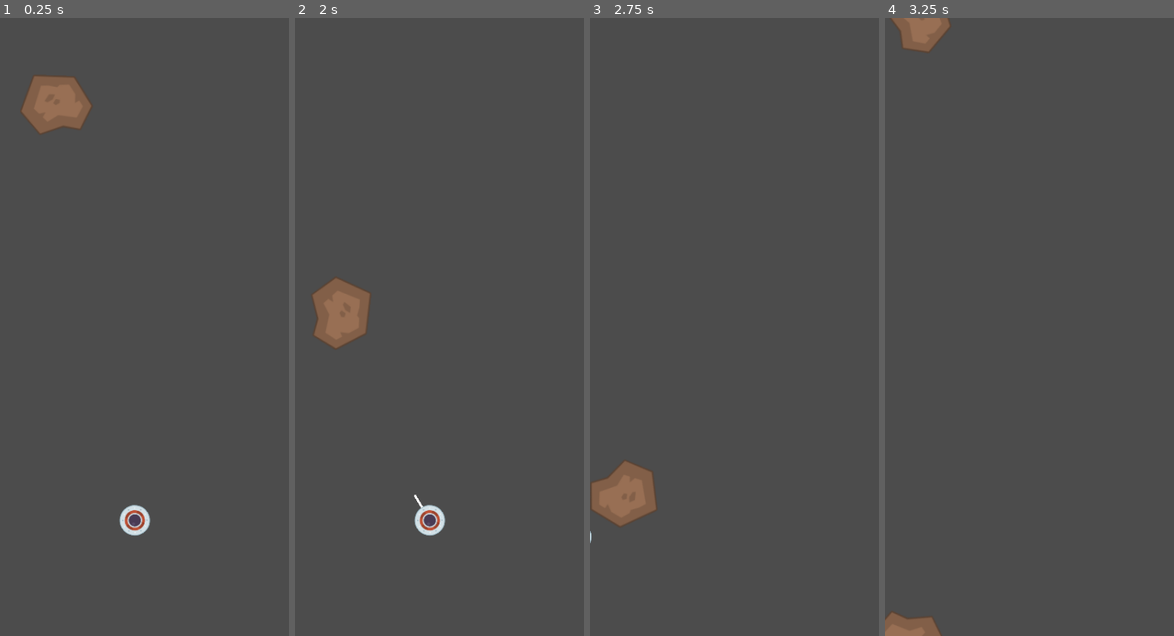
Above: before the commit, frames 1-4 (left to right).
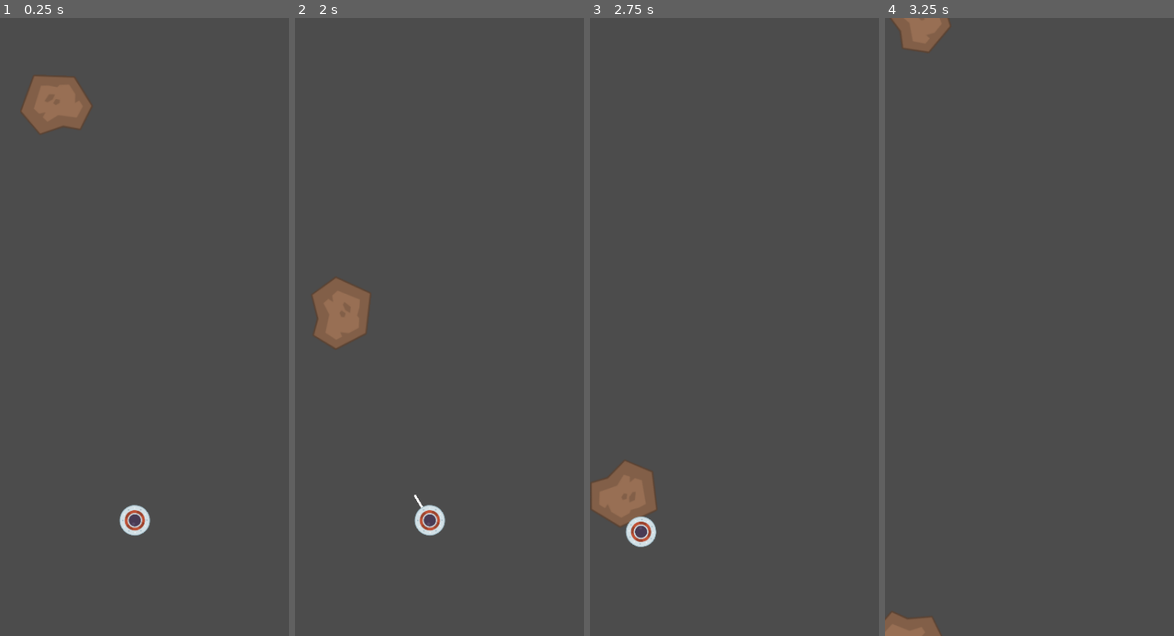
Above: after the commit, the same moments.

Repository: brendankhoury/To-the-moon-and-hack
Game: Godot game, scene res://Src/Main.tscn
Two runs of this game, one before a commit and one after it. Both use one fixed random seed, a clock stepped at 60 frames per second and the inputs below.
Inputs:
- Up to frame 1 (0.25 s): no input
- Up to frame 2 (2 s): tap Space (tap) at 0.6, 1.35 s
- Up to frame 3 (2.75 s): tap Space (tap) at 2.1 s
- Up to frame 4 (3.25 s): tap Space (tap) at 2.85 s

Frames 1-2 are identical in both runs. In frame 3, 0.4% of the frame differs, in the area x 0-23%, y 80-86%; in frame 4, nothing differs.

Commit message:
Modified player to stick to the asteroids

Diff:
--- a/Src/Actors/Player.gd
+++ b/Src/Actors/Player.gd
@@ -63,31 +63,22 @@
 			#consider dissabling the raycast for performance purposes
 			is_grappling = false
 	elif grapple_collided:
-
-
 		var global_position_point = asteroid.to_global(collision_point)
 		print(global_position_point)
 		grapple_length = raycast.global_position.distance_to(global_position_point)
 		grapple_dir = raycast.global_position.direction_to(global_position_point)
-
-#		var grapple_angle:float = raycast.position.angle_to_point(to_local(collision_point))
 		position += grapple_speed * grapple_dir * delta
-#		move_and_slide(grapple_dir)
 		grapple_length -= grapple_speed * delta
 	elif grapple_length > 0.0:
 		grapple_length -= grapple_speed * delta
 		if grapple_length < 0:
 			grapple_length = 0
-	elif stuck:
-		var point_on_asteroid = asteroid.to_global(collision_point)
-		var player_dir = global_position.direction_to(point_on_asteroid)
-		var player_radius = get_node("player").get_rect().size.x/2
-		set_global_position(point_on_asteroid + player_dir * player_radius)
 
 func _on_asteroid_entered(body: Node) -> void:
-#	if grapple_colided:
+	if  asteroid == body:
 		grapple_collided = false
-		stuck = true
-		asteroid = body
-		print ("Asteroid collission detected. ")
-#	pass # Replace with function body.
+		var previous_global_position := global_position
+		if self.get_parent():
+			self.get_parent().remove_child(self)
+		body.add_child(self)
+		set_global_position(previous_global_position)
